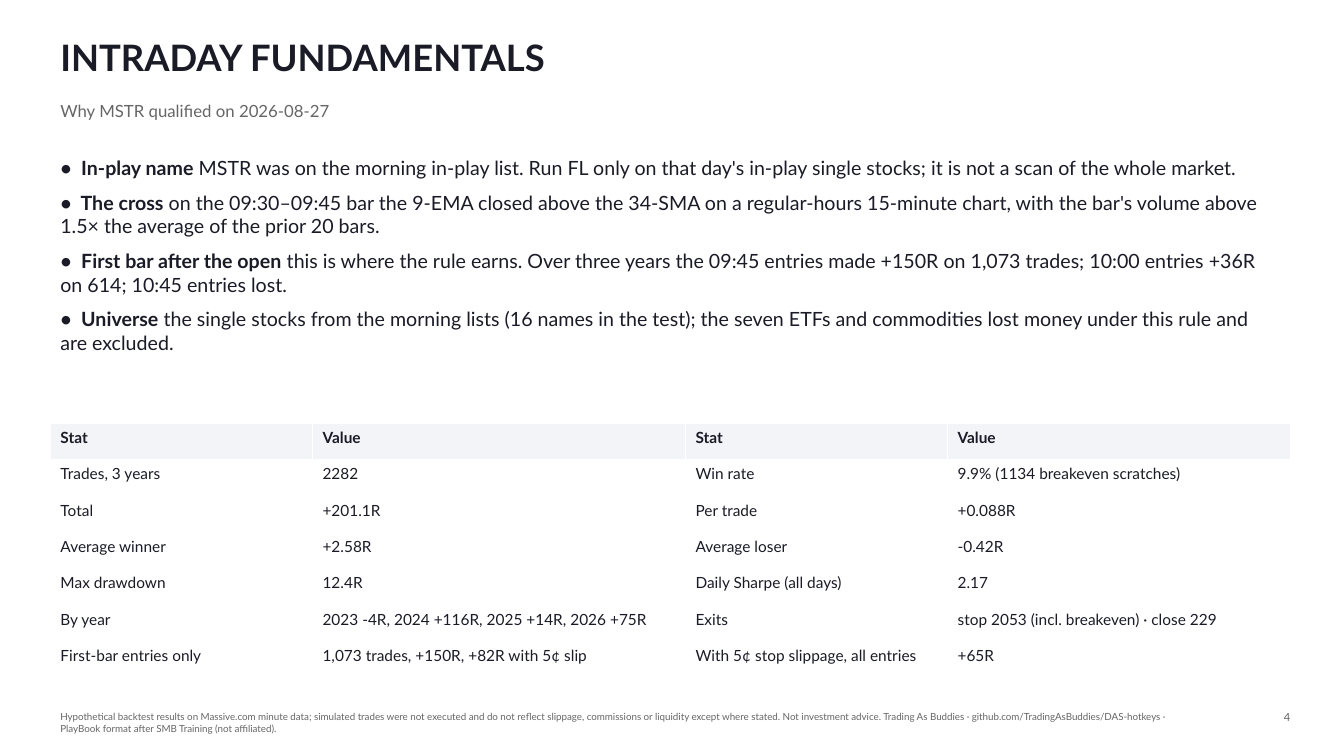
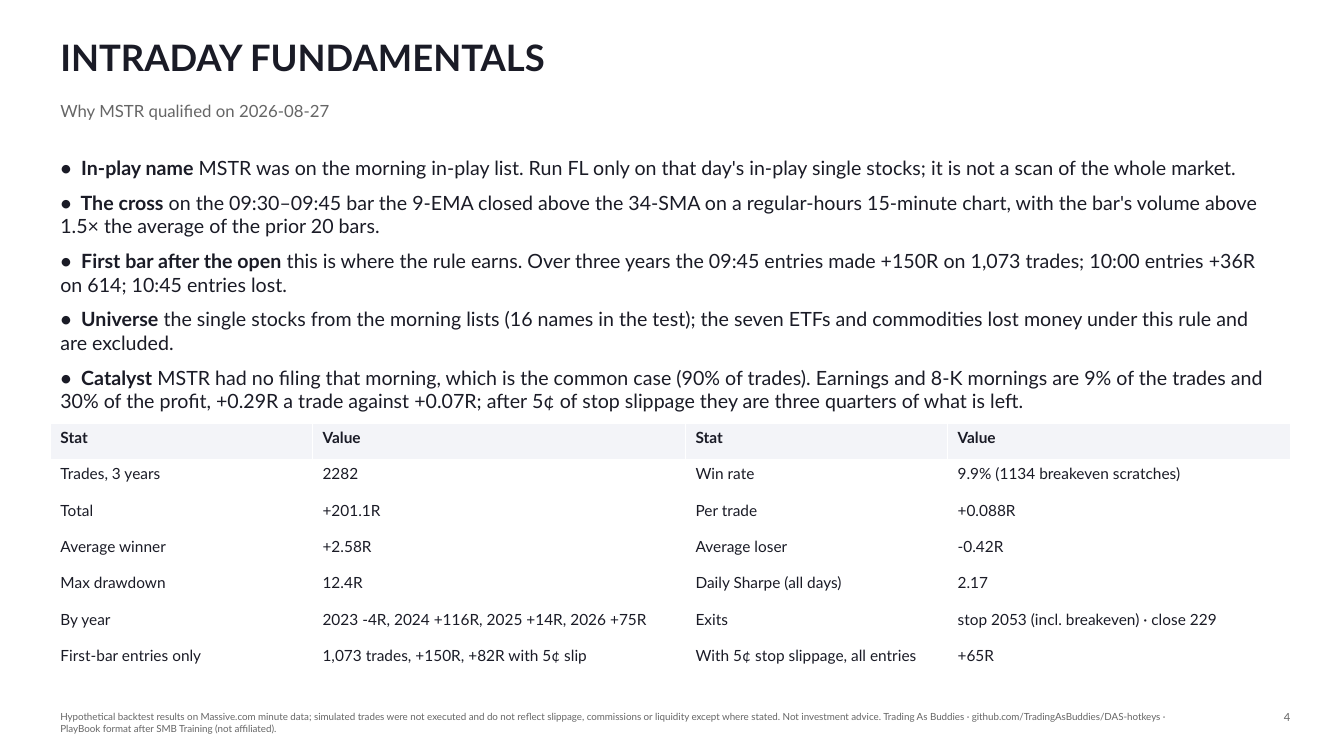
Before and after one commit to TradingAsBuddies/DAS-hotkeys, a slide deck: slide 4 of docs/playbook/PlayBook-Fashionably-Late.pptx. Drawn at 1344x756 pixels with LibreOffice and Linux fonts; fonts in the diff are those of the drawing. Boxes give left, top, right and bottom in pixels: in the first picture for what was removed or moved away, otherwise in the second. Text is boxed around its words. In the diff, an @@ line names an element or a change of style, - is before the commit and + after.

```diff
--- a/docs/playbook/PlayBook-Fashionably-Late.pptx
+++ b/docs/playbook/PlayBook-Fashionably-Late.pptx
@@ text at [60, 370, 1263, 412]: paragraph added @@
+• Catalyst MSTR had no filing that morning, which is the common case (90% of trades). Earnings and 8-K mornings are 9% of the trades and 30% of the profit, +0.29R a trade against +0.07R; after 5¢ of stop slippage they are three quarters of what is left.
```
Also in this commit, not shown: 8 other slides changed, 1 slide added, 12 other files.
